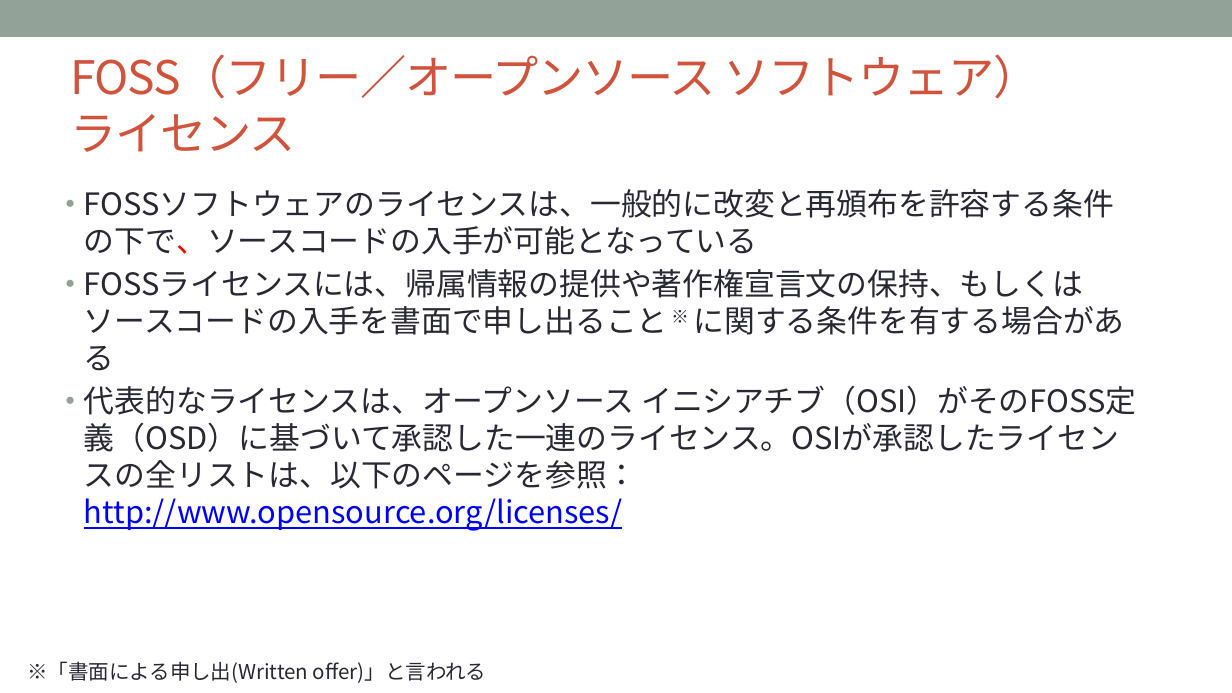
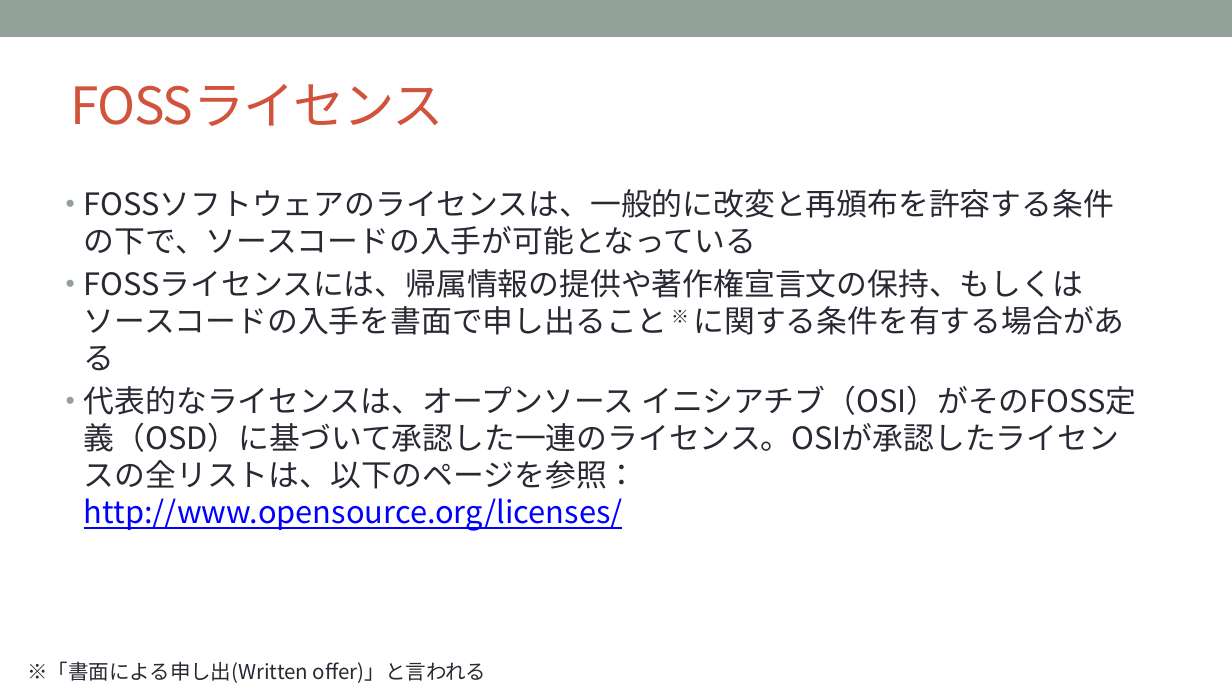
Before and after one commit to OpenChain-Project/Curriculum-Translation-JP, a slide deck: slide 15 of REVIEW/Version_for_v1.1/openchain-curriculum-for-1-1_JP_review_tani.pptx (slide 13 before the commit). Drawn at 1232x693 pixels with LibreOffice and Linux fonts; fonts in the diff are those of the drawing; background and template pictures are left out. Boxes give left, top, right and bottom in pixels: in the first picture for what was removed or moved away, otherwise in the second. Text is boxed around its words. In the diff, an @@ line names an element or a change of style, - is before the commit and + after.

```diff
--- a/REVIEW/Version_for_v1.1/openchain-curriculum-for-1-1_JP_review_tani.pptx
+++ b/REVIEW/Version_for_v1.1/openchain-curriculum-for-1-1_JP_review_tani.pptx
@@ title at (71,84,444,126): text changed; size 36 to 40 pt @@
-FOSS（フリー／オープンソース ソフトウェア）
-ライセンス
+FOSSライセンス
@@ text at (84,189,1114,255): text colour #FF0000 to #292934 in "FOSSソフトウェアのライセンスは、一般的に改変と再頒布を許容する条件の下で、ソースコードの入手が可能となっている" @@
```
Also in this commit, not shown: 31 other slides changed, 9 slides added, 1 slide removed.
